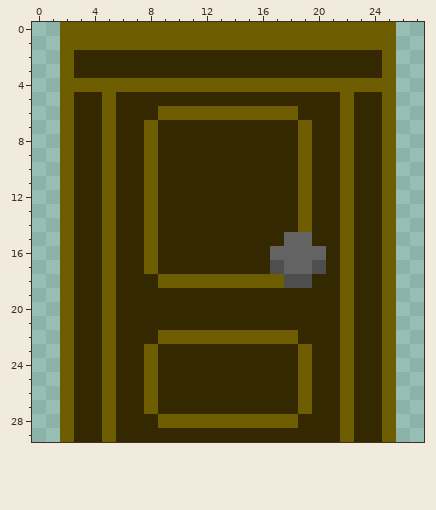
Two versions of one pixel-art sprite, assets/enemies/porta.png. Above: the version before the commit.
The file is 28x30 pixels.
The result:
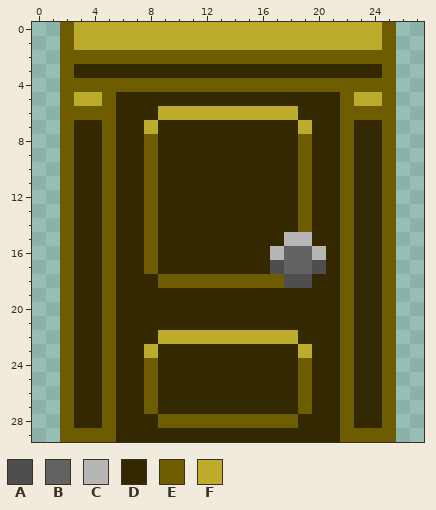
Palette (. is transparent): A #4e4e4e  B #636363  C #b6b6b6  D #342800  E #6d5c00  F #bdac2c
From old to new:
y 0..1: x 3..24 EEEEEEEEEEEEEEEEEEEEEE -> FFFFFFFFFFFFFFFFFFFFFF
y 2: x 3..24 DDDDDDDDDDDDDDDDDDDDDD -> EEEEEEEEEEEEEEEEEEEEEE
y 5: x 3..4 DD -> FF; x 23..24 DD -> FF
y 6: x 3..4 DD -> EE; x 9..18 EEEEEEEEEE -> FFFFFFFFFF; x 23..24 DD -> EE
y 7: x 8 E -> F; x 19 E -> F
y 15: x 18..19 BB -> CC
y 16: x 17 B -> C; x 20 B -> C
y 22: x 9..18 EEEEEEEEEE -> FFFFFFFFFF
y 23: x 8 E -> F; x 19 E -> F
y 29: x 3..4 DD -> EE; x 23..24 DD -> EE
